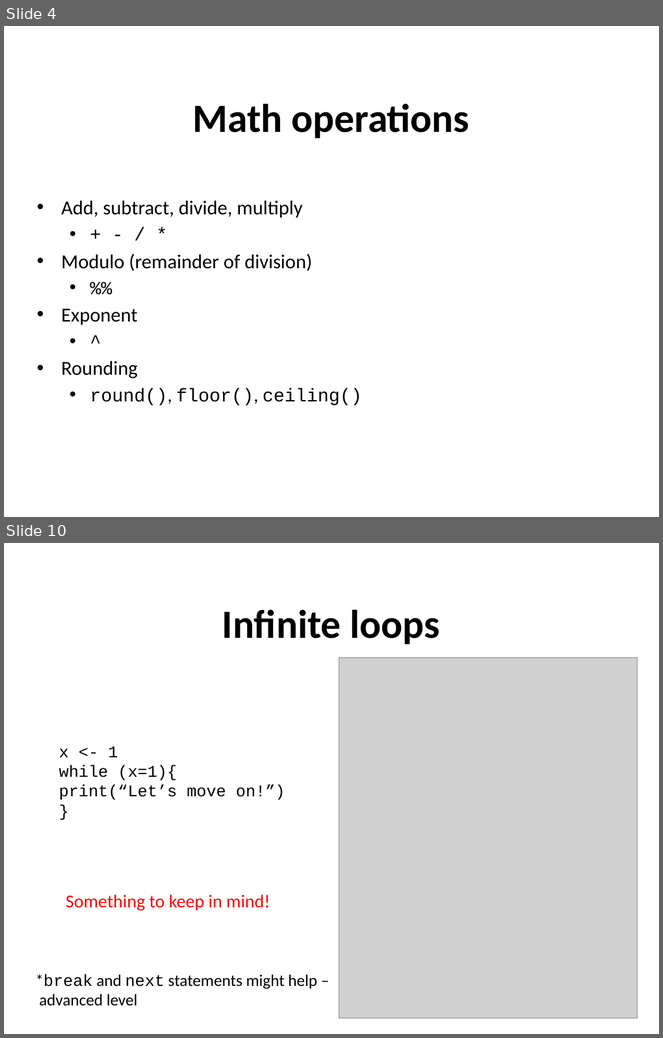
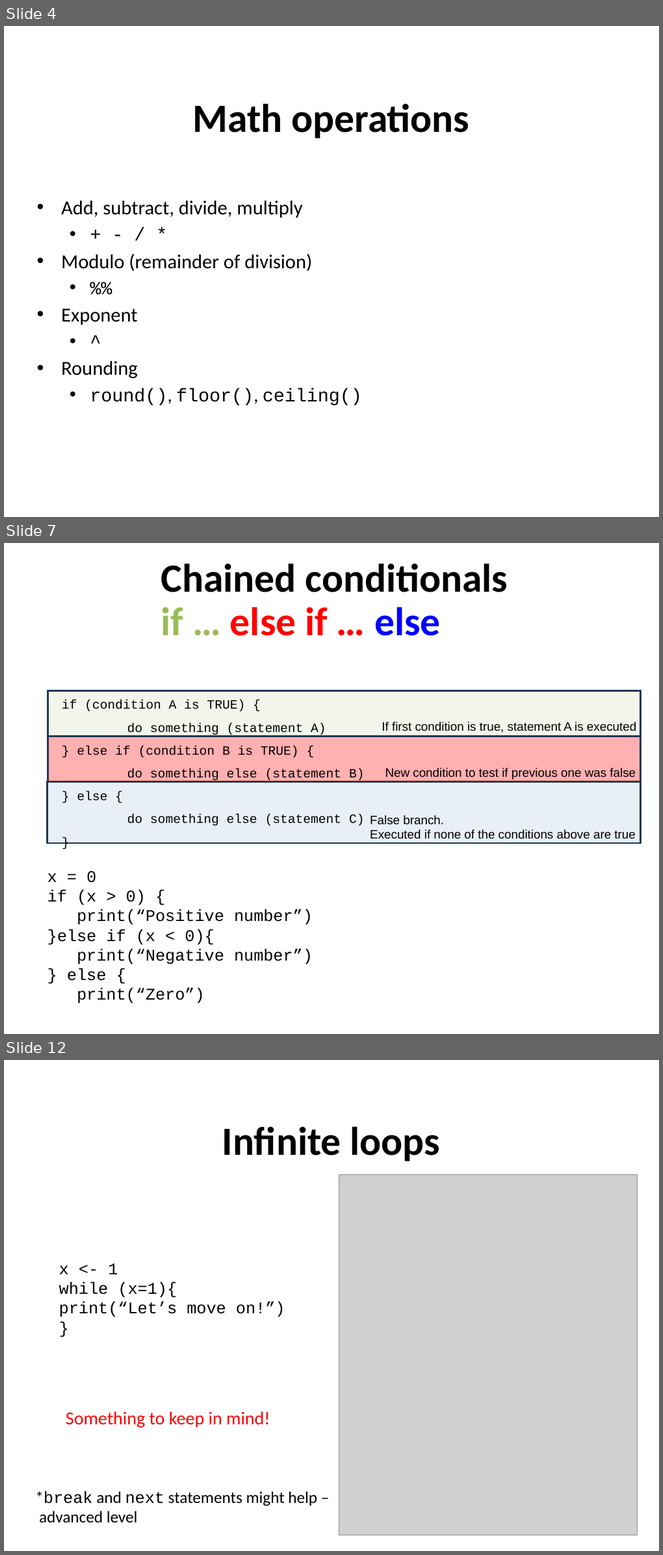
Before and after one commit to sraorao/MSD_R_course_HT2024_2, a slide deck: powerpoint/Session2.pptx. Shown one above the other, each under a label of ours: slides 4 and 10 before the commit, slides 4, 7 and 12 after it; the slides between them are not shown. The pictures are 663x1038 and 663x1555 pixels, drawn with LibreOffice and Linux fonts; fonts in the diff are those of the drawing; grey boxes stand for pictures. Boxes give left, top, right and bottom in pixels: in the first picture for what was removed or moved away, otherwise in the second. Text is boxed around its words. In the diff, an @@ line names an element or a change of style, - is before the commit and + after.

```diff
--- a/powerpoint/Session2.pptx
+++ b/powerpoint/Session2.pptx
@@ slide 7 added at (x1=4, y1=543, x2=659, y2=1034), background #FFFFFF @@
@@ title added at (x1=161, y1=563, x2=508, y2=636), 44 pt, text #000000, bold @@
+Chained conditionals
+if … else if … else
@@ rectangle added at (x1=48, y1=691, x2=641, y2=736), fill #D7E4BD at 31% opacity, outline #233953 2 pt @@
@@ text added at (x1=62, y1=700, x2=365, y2=826), 14 pt, text #000000 @@
+if (condition A is TRUE) {
+do something (statement A)
+} else if (condition B is TRUE) {
+do something else (statement B)
+} else {
+do something else (statement C)
+}
@@ rectangle added at (x1=48, y1=737, x2=641, y2=783), fill #FF0000 at 31% opacity, outline #233953 2 pt @@
@@ text added at (x1=382, y1=722, x2=636, y2=733), 13.5 pt, text #000000 @@
+If first condition is true, statement A is executed
@@ text added at (x1=386, y1=768, x2=636, y2=780), 13.5 pt, text #000000 @@
+New condition to test if previous one was false
@@ rectangle added at (x1=48, y1=782, x2=641, y2=843), fill #B9CDE5 at 31% opacity, outline #233953 2 pt @@
@@ text added at (x1=370, y1=815, x2=635, y2=839), 13.5 pt, text #000000 @@
+False branch.
+Executed if none of the conditions above are true
@@ text added at (x1=48, y1=871, x2=313, y2=1004), 18 pt, text #000000 @@
+x = 0
+if (x > 0) {
+print(“Positive number”)
+}else if (x < 0){
+print(“Negative number”)
+} else {
+print(“Zero”)
@@ what was slide 10 is now slide 12 @@
```
Also in this commit, not shown: 7 slides changed, 1 other slide added, 1 other file.
